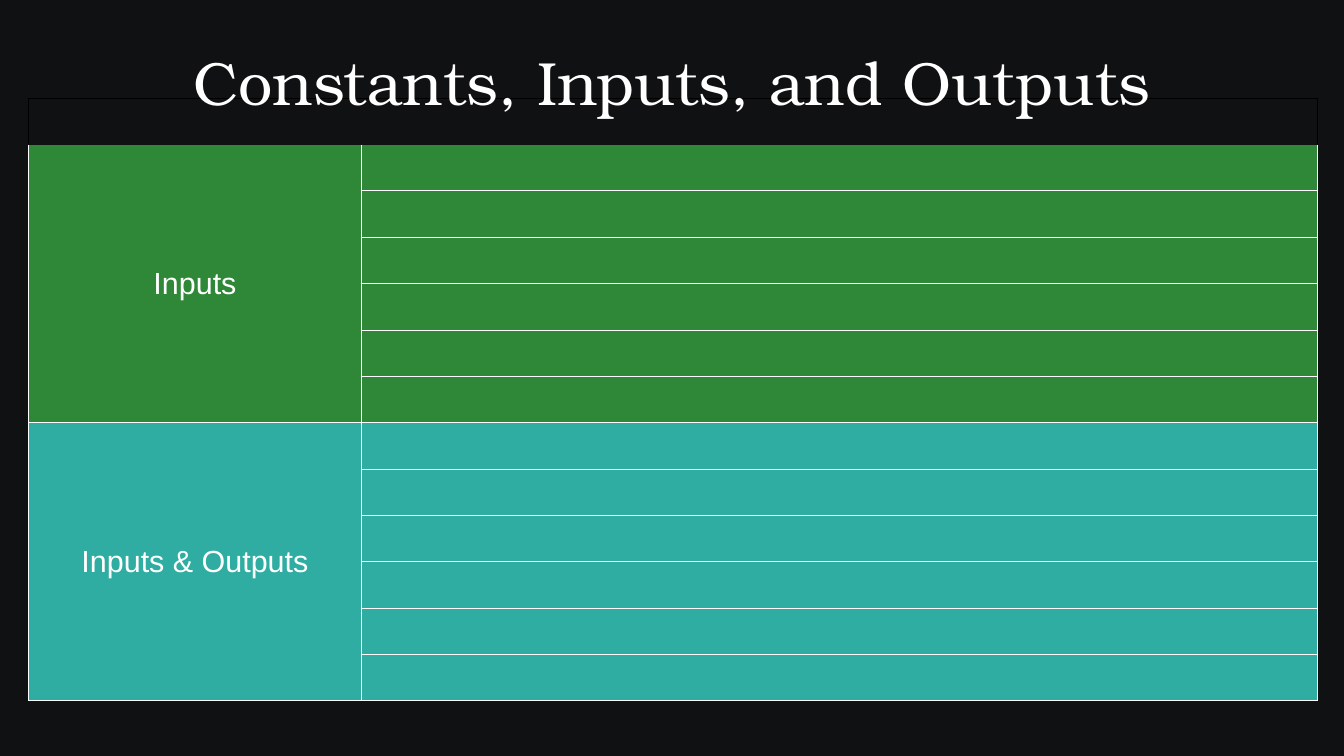
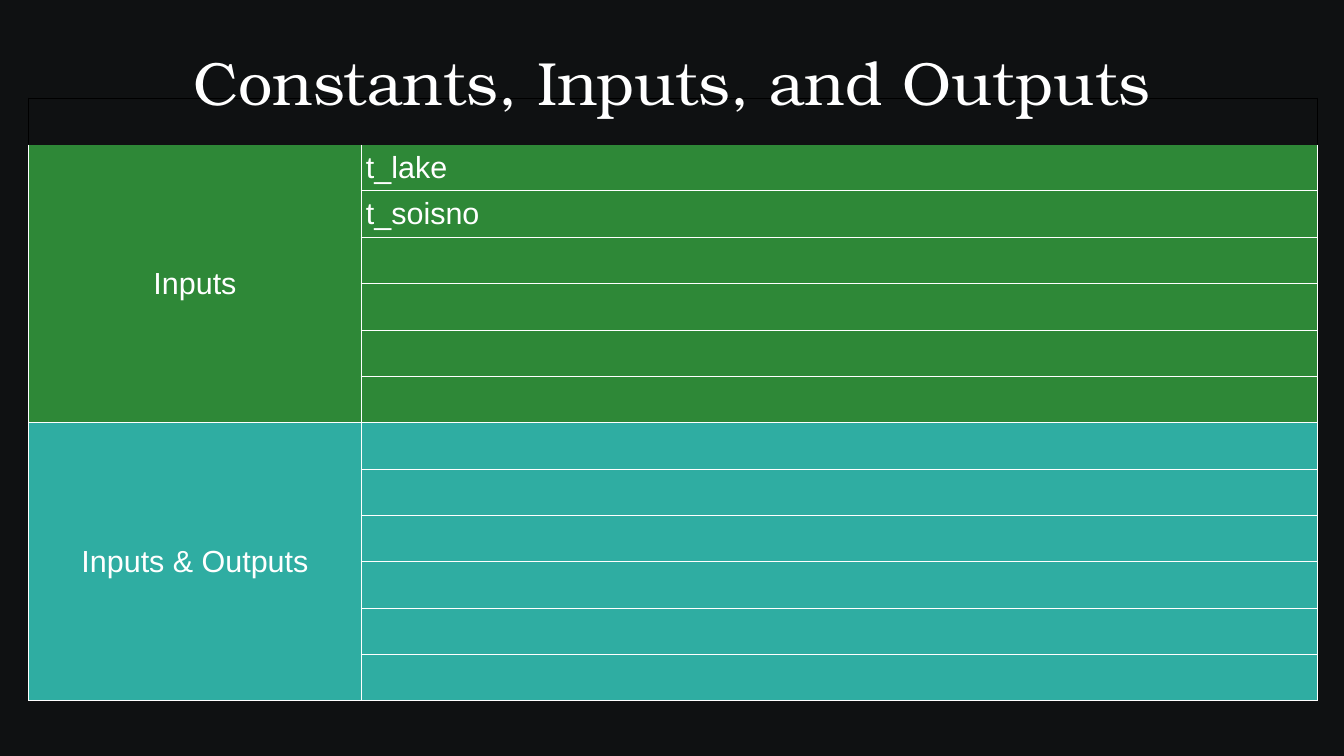
Before and after one commit to SamAllen06/lake_temp_work, a slide deck: slide 12 of documentation/for_collaborators/TestingSoftwareOverview.odp (slide 10 before the commit). Drawn at 1344x756 pixels with LibreOffice and Linux fonts; fonts in the diff are those of the drawing. Boxes give left, top, right and bottom in pixels: in the first picture for what was removed or moved away, otherwise in the second. Text is boxed around its words. In the diff, an @@ line names an element or a change of style, - is before the commit and + after.

Commit message:
Updated Constants, Inputs, and Outputs table
Added most but not all constants, inputs, and outputs

```diff
--- a/documentation/for_collaborators/TestingSoftwareOverview.odp
+++ b/documentation/for_collaborators/TestingSoftwareOverview.odp
@@ table at <box>29,99,1318,694</box> @@
-row 2, column 2: 
+row 2, column 2: t_lake
-row 3, column 2: 
+row 3, column 2: t_soisno
```
Also in this commit, not shown: 3 other slides changed, 1 slide added, 2 other files.
